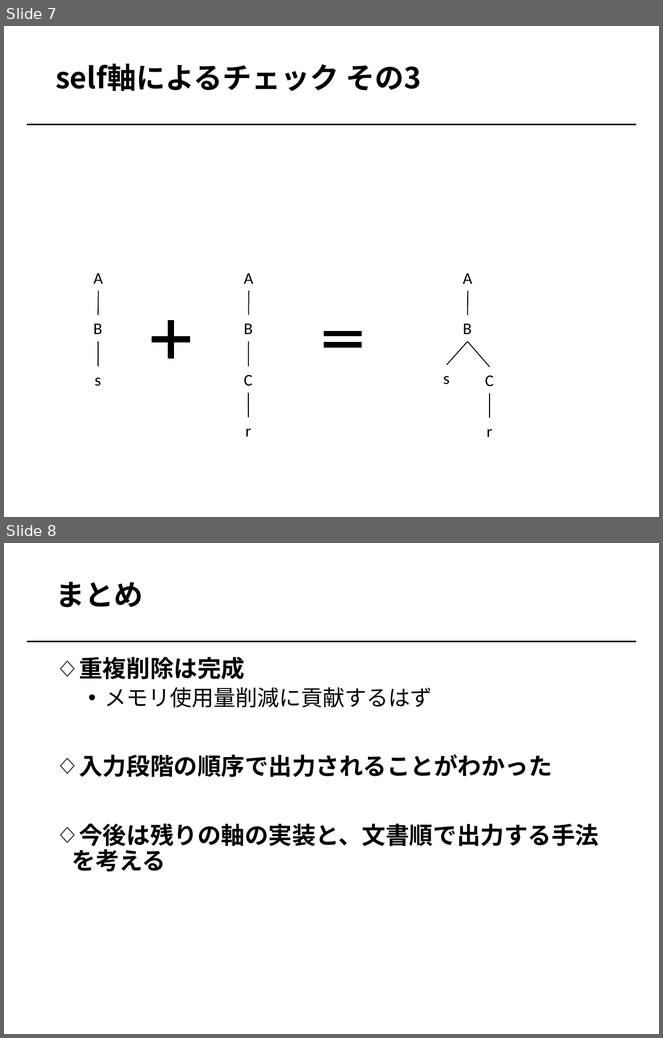
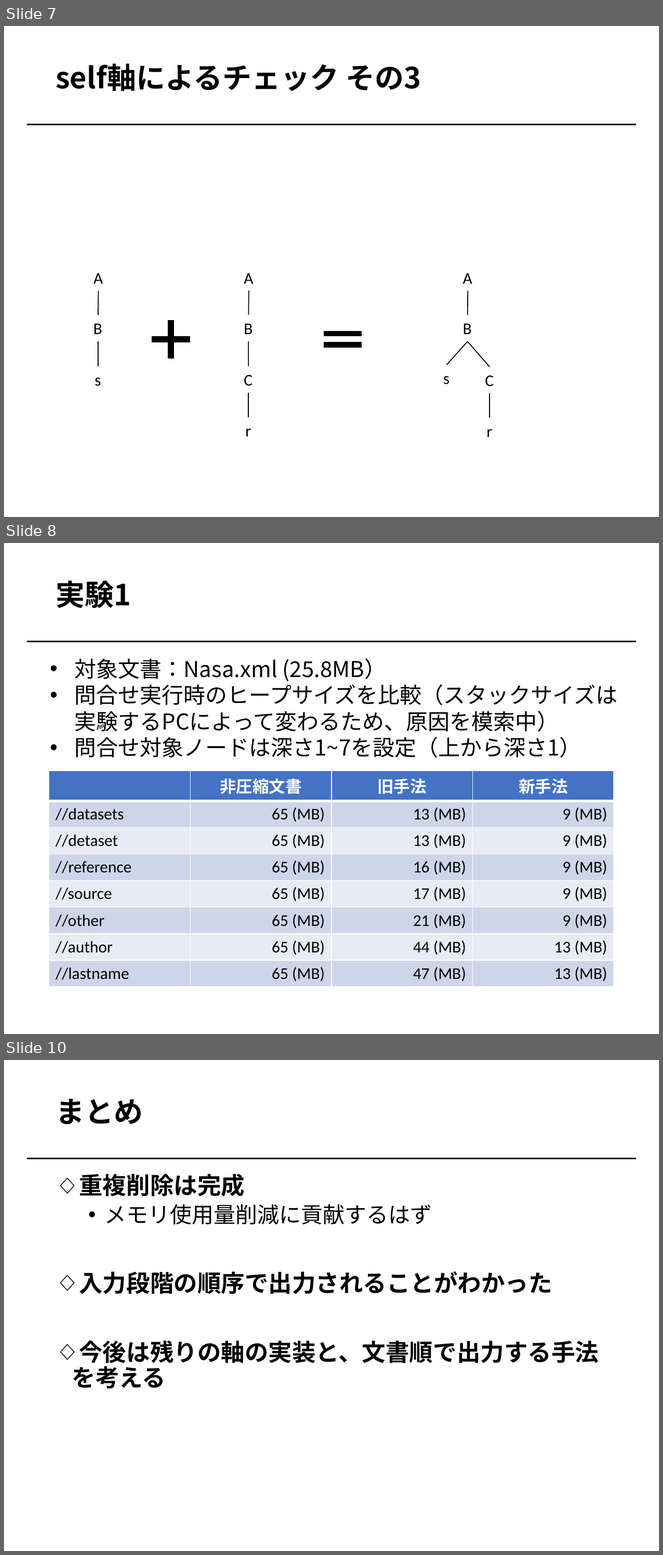
Before and after one commit to Jukibooo/XQueryZ_project, a slide deck: meeting/20180518.pptx. Shown one above the other, each under a label of ours: slides 7 and 8 before the commit, slides 7, 8 and 10 after it; the slides between them are not shown. The pictures are 663x1038 and 663x1555 pixels, drawn with LibreOffice and Linux fonts; fonts in the diff are those of the drawing; grey boxes stand for pictures. Boxes give left, top, right and bottom in pixels: in the first picture for what was removed or moved away, otherwise in the second. Text is boxed around its words. In the diff, an @@ line names an element or a change of style, - is before the commit and + after.

Commit message:
20180522 文書順処理たぶん完成

```diff
--- a/meeting/20180518.pptx
+++ b/meeting/20180518.pptx
@@ slide 8 added at bbox=[4, 543, 659, 1034], background #FFFFFF; not listed: 1 template element that a slide beside it also shows @@
@@ title added at bbox=[55, 580, 131, 608], 32 pt, text #000000, bold @@
+実験1
@@ text added at bbox=[75, 658, 618, 758], 24 pt, text #000000 @@
+• 対象文書：Nasa.xml (25.8MB）
+• 問合せ実行時のヒープサイズを比較（スタックサイズは
+  実験するPCによって変わるため、原因を模索中）
+• 問合せ対象ノードは深さ1~7を設定（上から深さ1）
@@ table added at bbox=[49, 771, 616, 983], 8 rows, 4 columns @@
+ | 非圧縮文書 | 旧手法 | 新手法
+//datasets | 65 (MB) | 13 (MB) | 9 (MB)
+//detaset | 65 (MB) | 13 (MB) | 9 (MB)
+//reference | 65 (MB) | 16 (MB) | 9 (MB)
+//source | 65 (MB) | 17 (MB) | 9 (MB)
+//other | 65 (MB) | 21 (MB) | 9 (MB)
+//author | 65 (MB) | 44 (MB) | 13 (MB)
+//lastname | 65 (MB) | 47 (MB) | 13 (MB)
@@ what was slide 8 is now slide 10 @@
```
Also in this commit, not shown: 1 other slide added, 4 other files.
